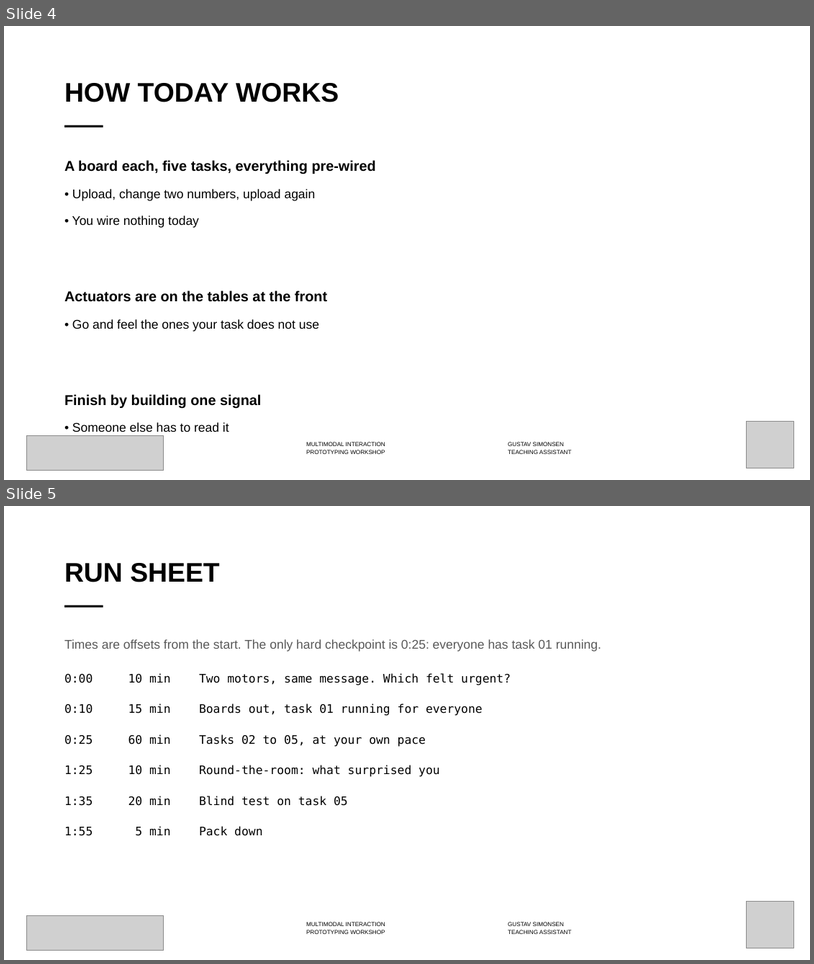
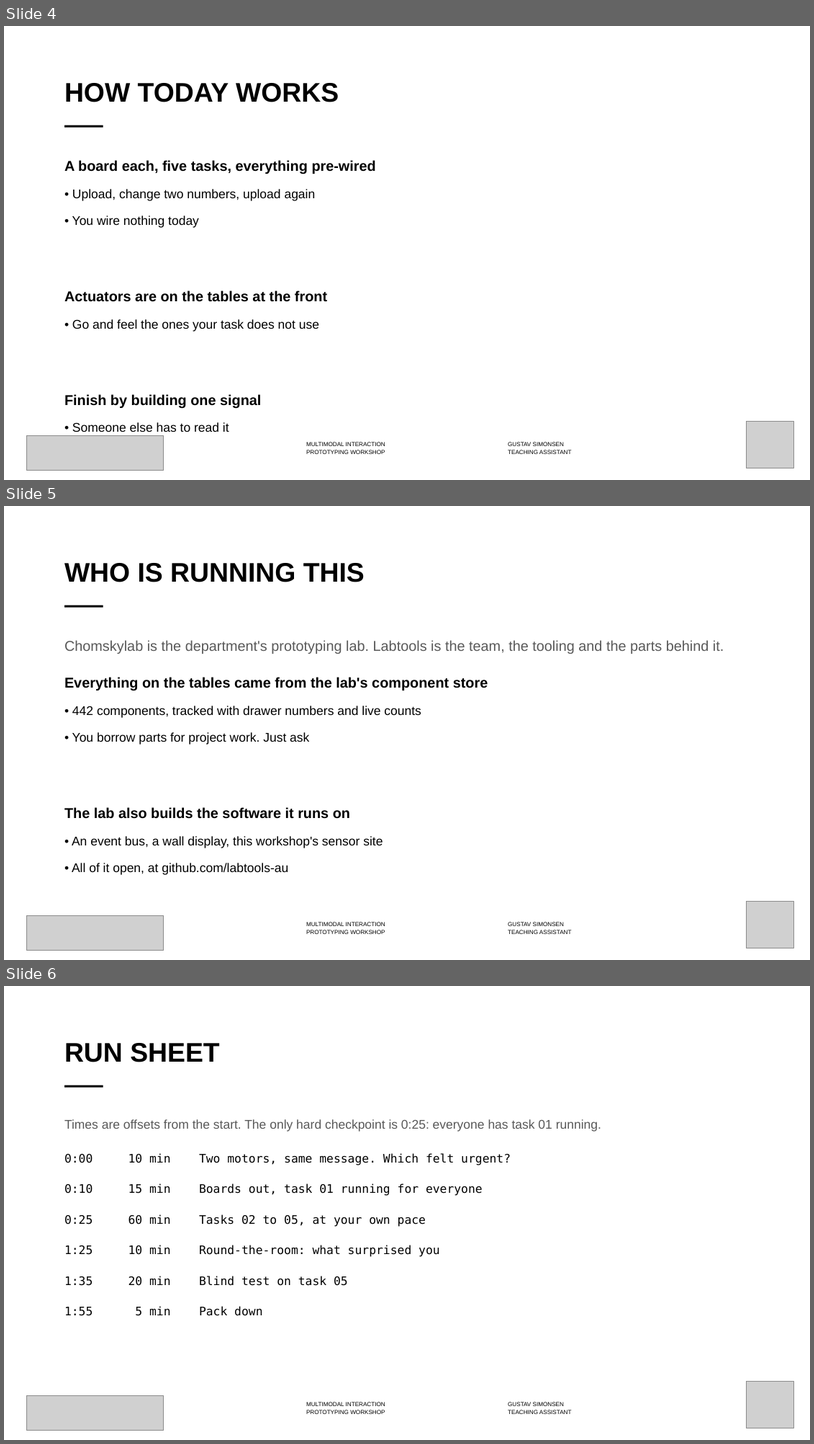
Before and after one commit to labtools-au/multimodal-actuator-workshop, a slide deck: docs/multimodal-actuator-workshop.pptx. Shown one above the other, each under a label of ours: slides 4 and 5 before the commit, slides 4, 5 and 6 after it. The pictures are 814x964 and 814x1444 pixels, drawn with LibreOffice and Linux fonts; fonts in the diff are those of the drawing; grey boxes stand for pictures; background and template pictures are left out. Boxes give left, top, right and bottom in pixels: in the first picture for what was removed or moved away, otherwise in the second. Text is boxed around its words. In the diff, an @@ line names an element or a change of style, - is before the commit and + after.

```diff
--- a/docs/multimodal-actuator-workshop.pptx
+++ b/docs/multimodal-actuator-workshop.pptx
@@ slide 5 added at bbox=[4, 506, 810, 960], background #FFFFFF; not listed: 3 template elements that a slide beside it also shows @@
@@ title added at bbox=[64, 563, 365, 582], 32 pt, text #000000, bold @@
+WHO IS RUNNING THIS
@@ text added at bbox=[64, 640, 724, 875], 17 pt, text #000000 @@
+Chomskylab is the department's prototyping lab. Labtools is the team, the tooling and the parts behind it.
+Everything on the tables came from the lab's component store
+• 442 components, tracked with drawer numbers and live counts
+• You borrow parts for project work. Just ask
+The lab also builds the software it runs on
+• An event bus, a wall display, this workshop's sensor site
+• All of it open, at github.com/labtools-au
@@ picture added at bbox=[27, 915, 164, 950] @@
@@ picture added at bbox=[747, 901, 794, 948] @@
@@ what was slide 5 is now slide 6 @@
```
Also in this commit, not shown: 4 slides changed, 2 other slides added, 5 other files.
